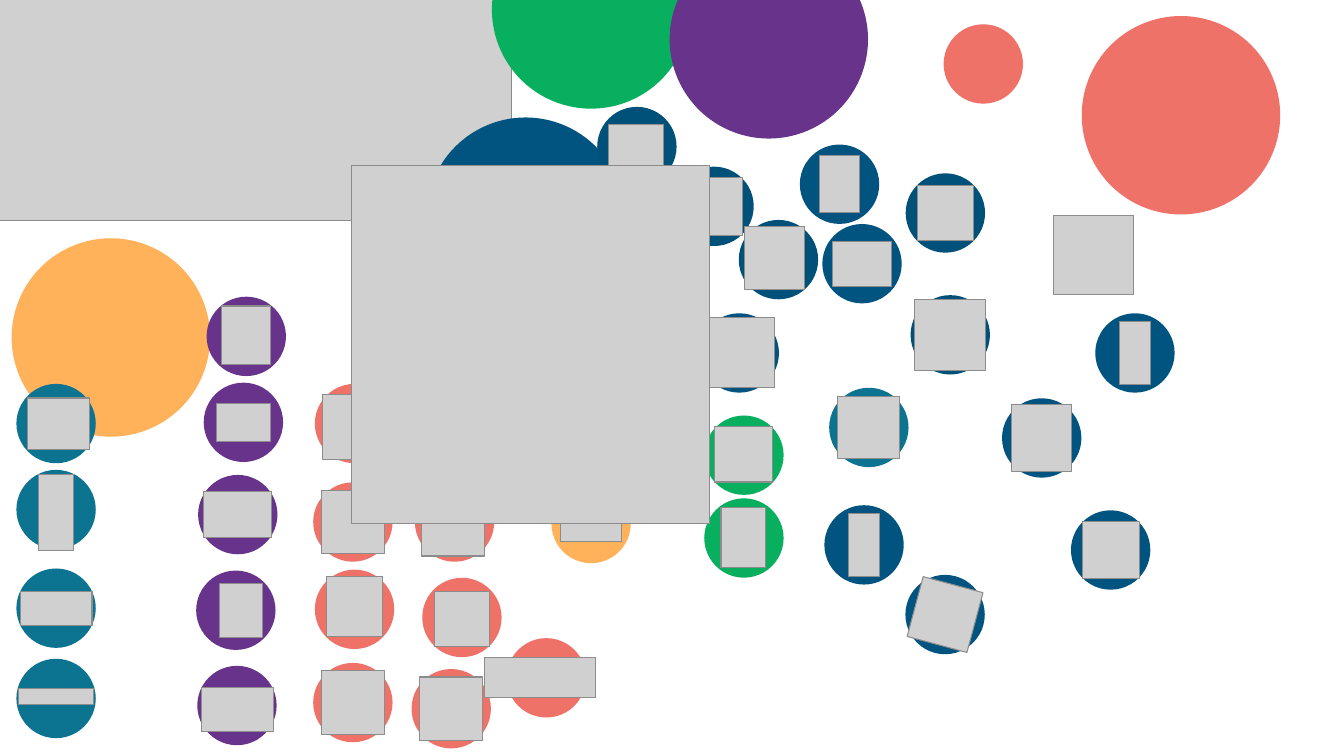
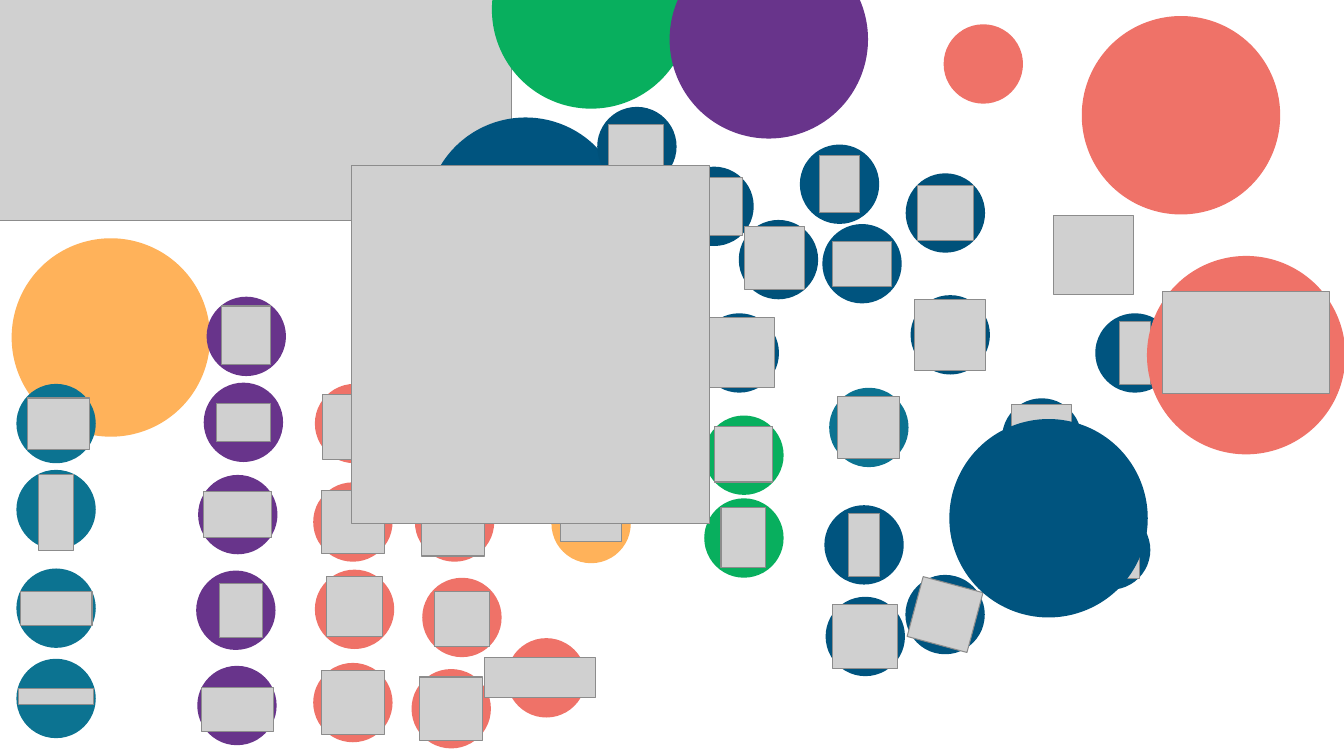
Before and after one commit to xpessoles/TP_Documents_PSI, a slide deck: slide 2 of ChaineFonctionnelle_V2.pptx. Drawn at 1344x756 pixels with LibreOffice and Linux fonts; fonts in the diff are those of the drawing; grey boxes stand for pictures; background and template pictures are left out. Boxes give left, top, right and bottom in pixels: in the first picture for what was removed or moved away, otherwise in the second. Text is boxed around its words. In the diff, an @@ line names an element or a change of style, - is before the commit and + after.

```diff
--- a/ChaineFonctionnelle_V2.pptx
+++ b/ChaineFonctionnelle_V2.pptx
@@ ellipse added at bbox=[1147, 256, 1344, 455], fill #EF7268 @@
@@ picture added at bbox=[1163, 291, 1330, 393] @@
@@ ellipse added at bbox=[950, 419, 1148, 618], fill #00547F @@
@@ ellipse added at bbox=[826, 597, 905, 677], fill #00547F @@
@@ picture added at bbox=[833, 604, 897, 668] @@
```
Also in this commit, not shown: 1 other slide changed.
